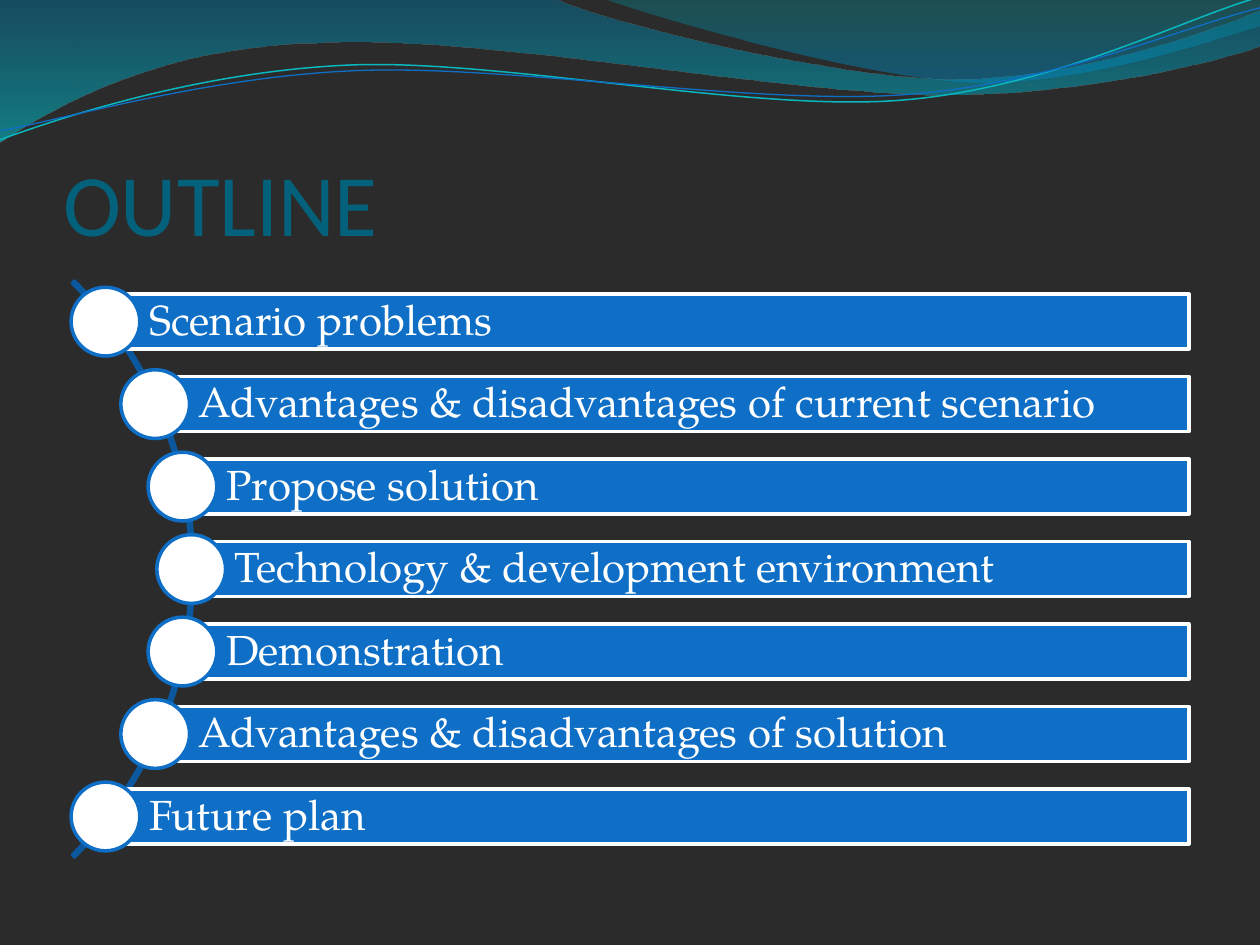
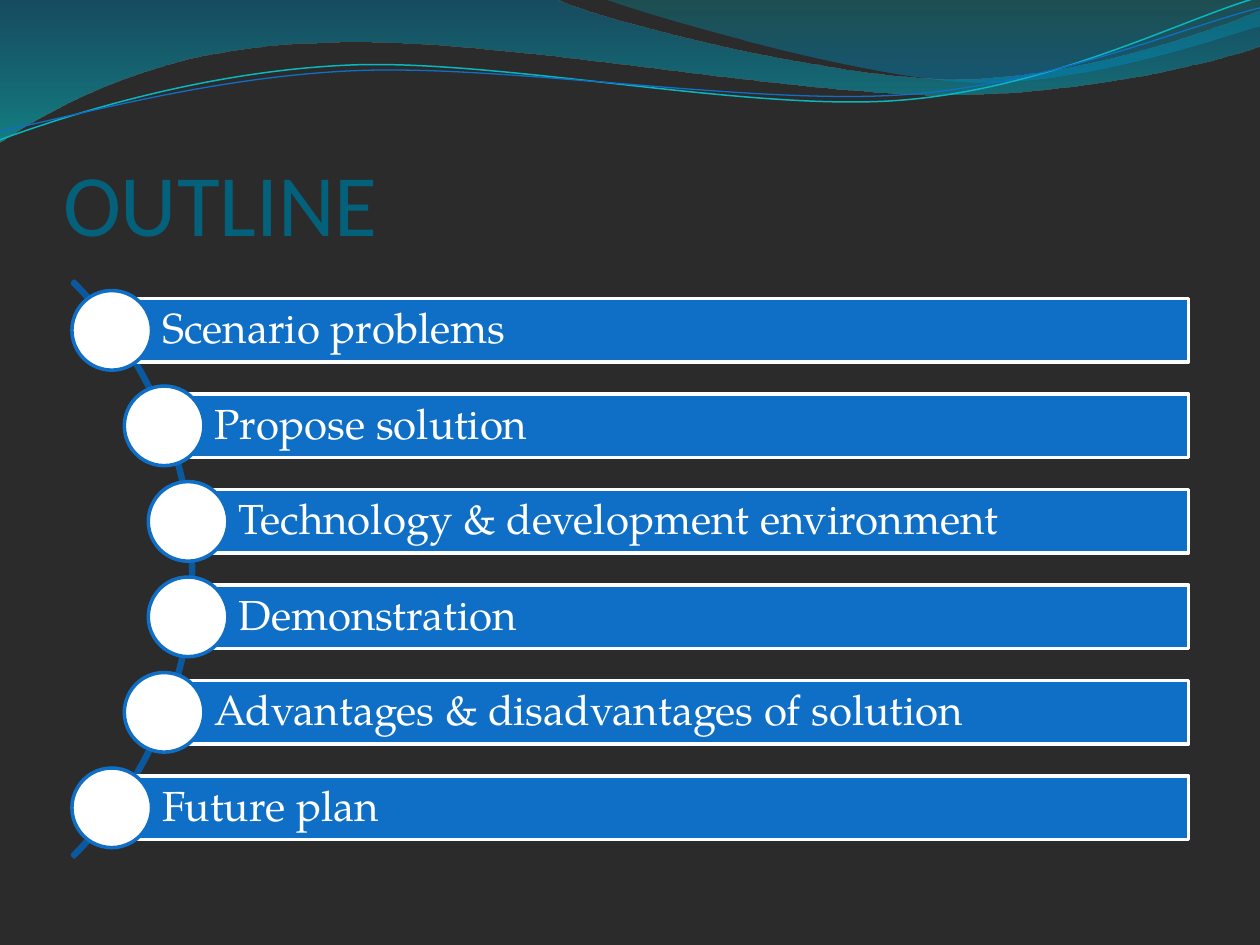
Before and after one commit to longdao2904/capstone-project-teamx, a slide deck: slide 3 of wiki/document/THE i-DELIVER SYSTEM.pptx. Drawn at 1260x945 pixels with LibreOffice and Linux fonts; fonts in the diff are those of the drawing; background and template pictures are left out; a plain dark background stands for a picture behind light text. Boxes give left, top, right and bottom in pixels: in the first picture for what was removed or moved away, otherwise in the second. Text is boxed around its words. In the diff, an @@ line names an element or a change of style, - is before the commit and + after.

```diff
--- a/wiki/document/THE i-DELIVER SYSTEM.pptx
+++ b/wiki/document/THE i-DELIVER SYSTEM.pptx
@@ ellipse: place and size @@
-ellipse at [71,287,140,357]
+ellipse at [72,291,151,370]
@@ text "Scenario problems" rewrapped from [149,290,492,351] to [162,299,505,355] @@
@@ rectangle: place and size @@
-rectangle at [106,294,1189,349]
+rectangle at [112,299,1189,363]
@@ ellipse: place and size @@
-ellipse at [121,369,190,438]
+ellipse at [125,386,204,465]
@@ text removed at [199,373,1096,434] @@
-Advantages & disadvantages of current scenario
@@ text "Propose solution" rewrapped from [226,455,539,516] to [215,395,527,451] @@
@@ rectangle: place and size @@
-rectangle at [155,377,1188,432]
+rectangle at [164,394,1188,459]
@@ ellipse: place and size @@
-ellipse at [149,452,218,522]
+ellipse at [149,481,228,561]
@@ text "Technology & development environment" rewrapped from [235,538,994,599] to [239,490,998,546] @@
@@ rectangle: place and size @@
-rectangle at [183,459,1189,514]
+rectangle at [188,490,1188,554]
@@ ellipse removed at [156,534,226,604] @@
@@ rectangle removed at [192,542,1189,597] @@
@@ ellipse: place and size @@
-ellipse at [149,617,218,687]
+ellipse at [149,577,228,656]
@@ text "Demonstration" rewrapped from [226,620,504,681] to [239,585,517,631] @@
@@ rectangle: place and size @@
-rectangle at [183,624,1189,679]
+rectangle at [188,585,1188,649]
@@ ellipse: place and size @@
-ellipse at [121,699,190,769]
+ellipse at [125,673,204,752]
@@ text "Advantages & disadvantages of solution" rewrapped from [199,703,947,764] to [215,681,962,737] @@
@@ rectangle: place and size @@
-rectangle at [155,707,1188,762]
+rectangle at [164,680,1188,745]
@@ ellipse: place and size @@
-ellipse at [71,782,140,852]
+ellipse at [72,769,151,848]
@@ text "Future plan" rewrapped from [149,785,366,846] to [162,777,379,833] @@
@@ rectangle: place and size @@
-rectangle at [106,789,1189,844]
+rectangle at [112,776,1189,840]
```
Also in this commit, not shown: 6 other slides changed, 1 slide added, 3 slides removed.
